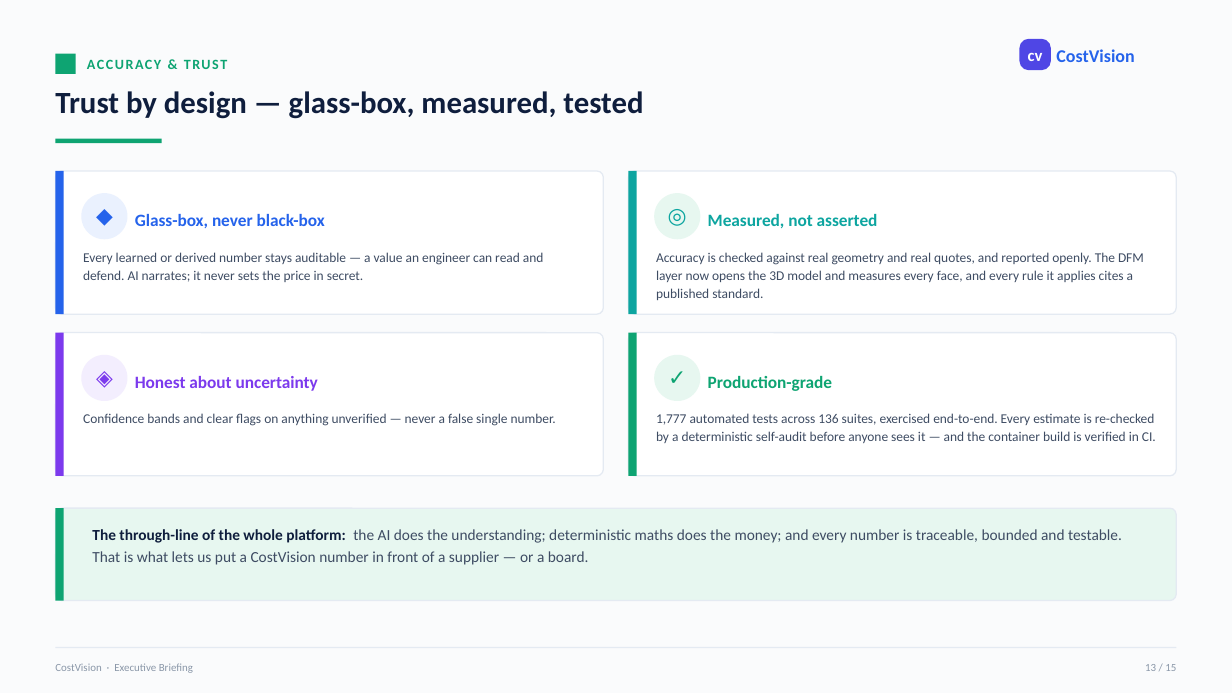
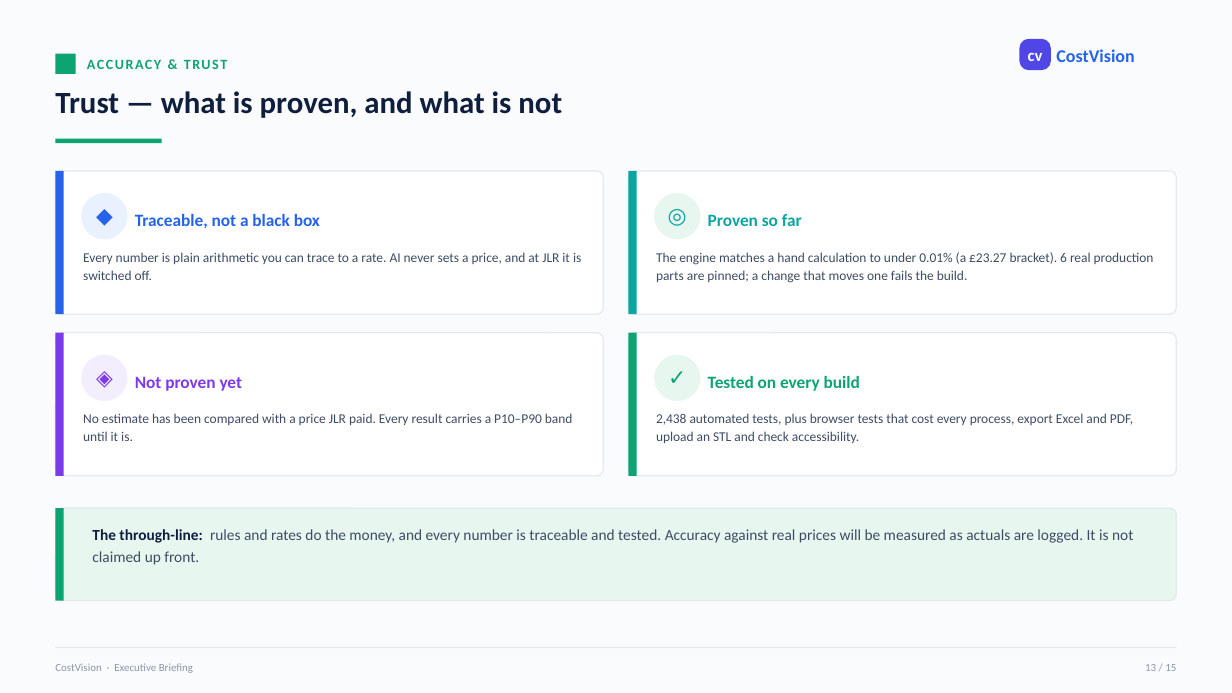
Before and after one commit to bhosaleavinash546/leamington-marathi, a slide deck: slide 13 of CostVision-Executive-Summary.pptx. Drawn at 1232x693 pixels with LibreOffice and Linux fonts; fonts in the diff are those of the drawing. Boxes give left, top, right and bottom in pixels: in the first picture for what was removed or moved away, otherwise in the second. Text is boxed around its words. In the diff, an @@ line names an element or a change of style, - is before the commit and + after.

```diff
--- a/CostVision-Executive-Summary.pptx
+++ b/CostVision-Executive-Summary.pptx
@@ text at [55, 91, 562, 118]: text changed @@
-Trust by design — glass-box, measured, tested
+Trust — what is proven, and what is not
@@ text at [135, 214, 320, 228]: text changed @@
-Glass-box, never black-box
+Traceable, not a black box
@@ text at [708, 214, 802, 226]: text changed @@
-Measured, not asserted
+Proven so far
@@ text at [83, 252, 581, 280]: text changed @@
-Every learned or derived number stays auditable — a value an engineer can read and defend. AI narrates; it never sets the price in secret.
+Every number is plain arithmetic you can trace to a rate. AI never sets a price, and at JLR it is switched off.
@@ text at [656, 252, 1154, 283]: text changed @@
-Accuracy is checked against real geometry and real quotes, and reported openly. The DFM layer now opens the 3D model and measures every face, and every rule it applies cites a published standard.
+The engine matches a hand calculation to under 0.01% (a £23.27 bracket). 6 real production parts are pinned; a change that moves one fails the build.
@@ text at [135, 376, 243, 391]: text changed @@
-Honest about uncertainty
+Not proven yet
@@ text at [708, 376, 860, 391]: text changed @@
-Production-grade
+Tested on every build
@@ text at [83, 413, 573, 441]: text changed @@
-Confidence bands and clear flags on anything unverified — never a false single number.
+No estimate has been compared with a price JLR paid. Every result carries a P10–P90 band until it is.
@@ text at [656, 413, 1133, 443]: text changed @@
-1,777 automated tests across 136 suites, exercised end-to-end. Every estimate is re-checked by a deterministic self-audit before anyone sees it — and the container build is verified in CI.
+2,438 automated tests, plus browser tests that cost every process, export Excel and PDF, upload an STL and check accessibility.
@@ text at [92, 529, 1133, 565]: text changed @@
-The through-line of the whole platform: the AI does the understanding; deterministic maths does the money; and every number is traceable, bounded and testable. That is what lets us put a CostVision number in front of a supplier — or a board.
+The through-line: rules and rates do the money, and every number is traceable and tested. Accuracy against real prices will be measured as actuals are logged. It is not claimed up front.
```
Also in this commit, not shown: 14 other slides changed.
